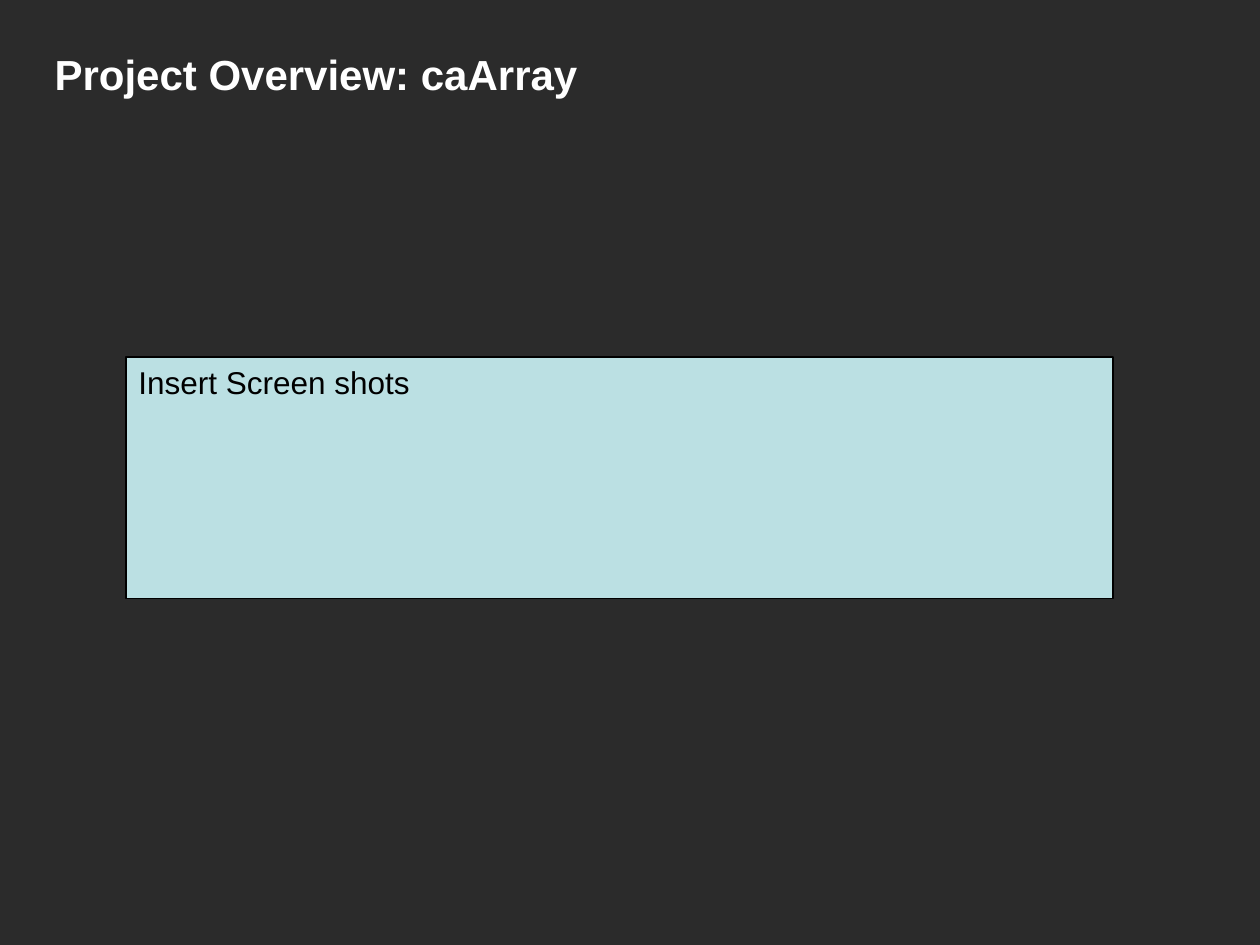
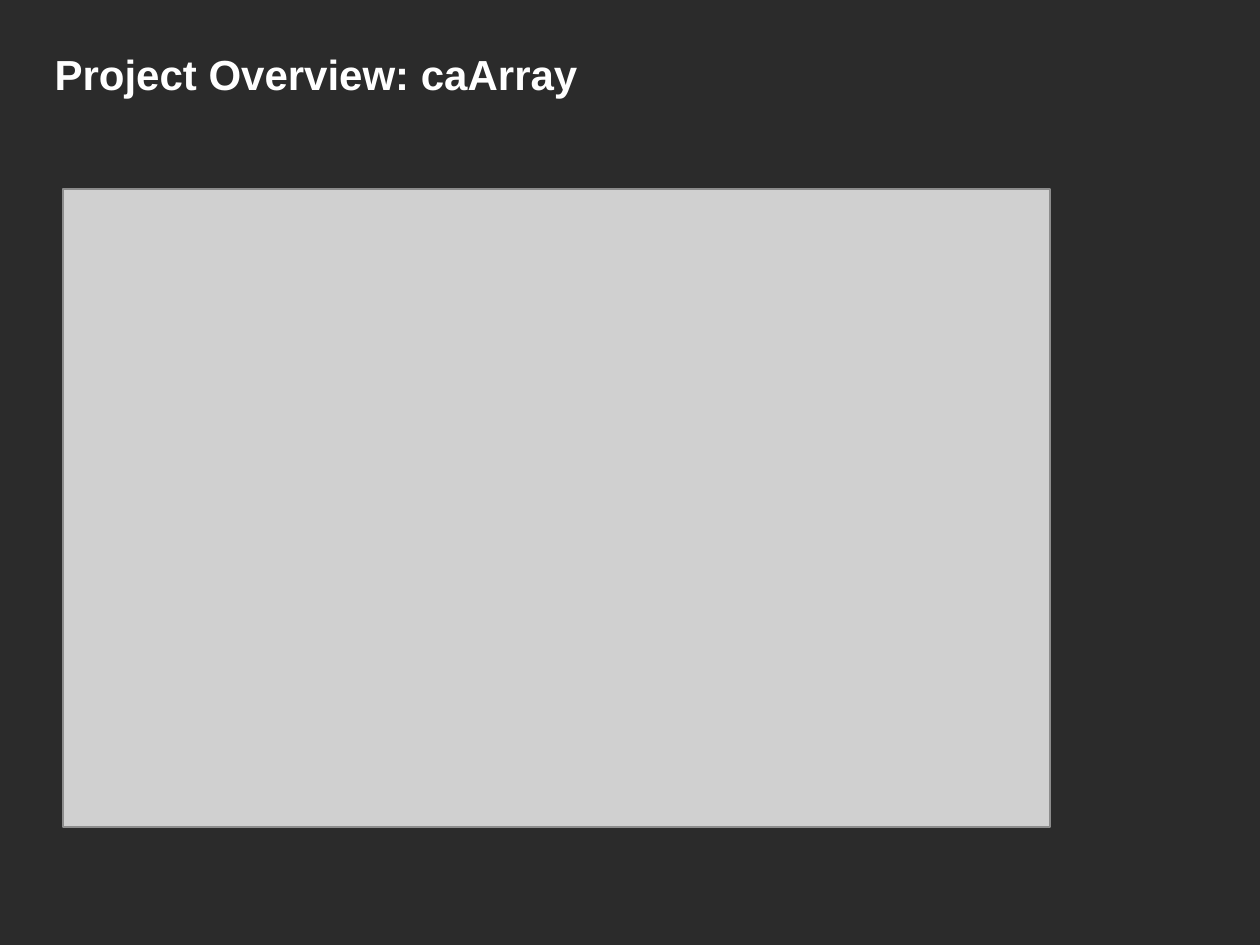
Before and after one commit to NCIP/caarray-docs, a slide deck: slide 4 of implementation/caarray_silver_compatibility_review/01. caarray_silver_compat_kickoff_Feb_2008.ppt. Drawn at 1260x945 pixels with LibreOffice and Linux fonts; fonts in the diff are those of the drawing; grey boxes stand for pictures; background and template pictures are left out; a plain dark background stands for a picture behind light text. Boxes give left, top, right and bottom in pixels: in the first picture for what was removed or moved away, otherwise in the second. Text is boxed around its words. In the diff, an @@ line names an element or a change of style, - is before the commit and + after.

Commit message:
added project overview section.

```diff
--- a/implementation/caarray_silver_compatibility_review/01. caarray_silver_compat_kickoff_Feb_2008.ppt
+++ b/implementation/caarray_silver_compatibility_review/01. caarray_silver_compat_kickoff_Feb_2008.ppt
@@ picture added at [63, 189, 1050, 827] @@
@@ rectangle removed at [126, 357, 1113, 598] @@
-Insert Screen shots
```
Also in this commit, not shown: 5 other slides changed, 3 slides added, 2 slides removed.
